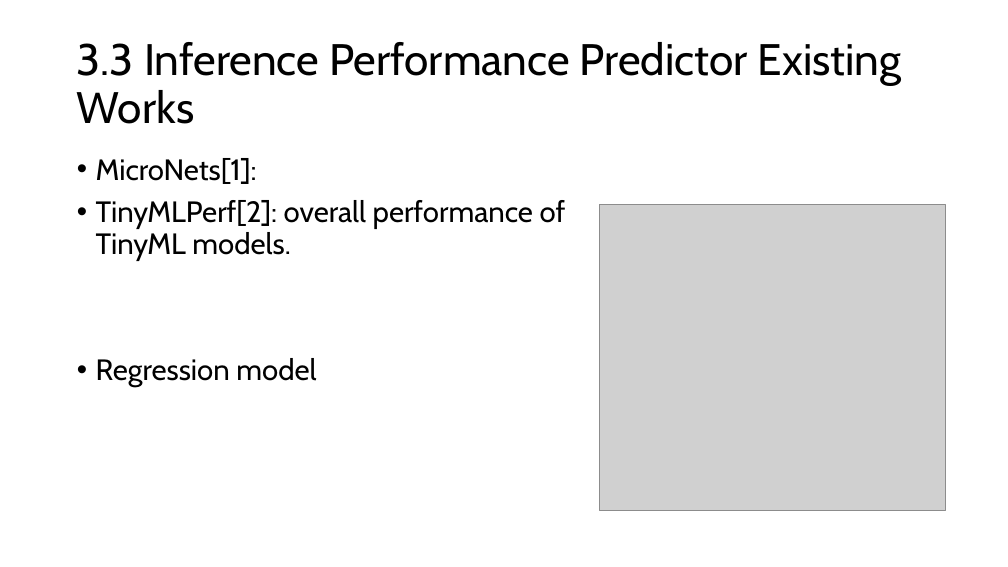
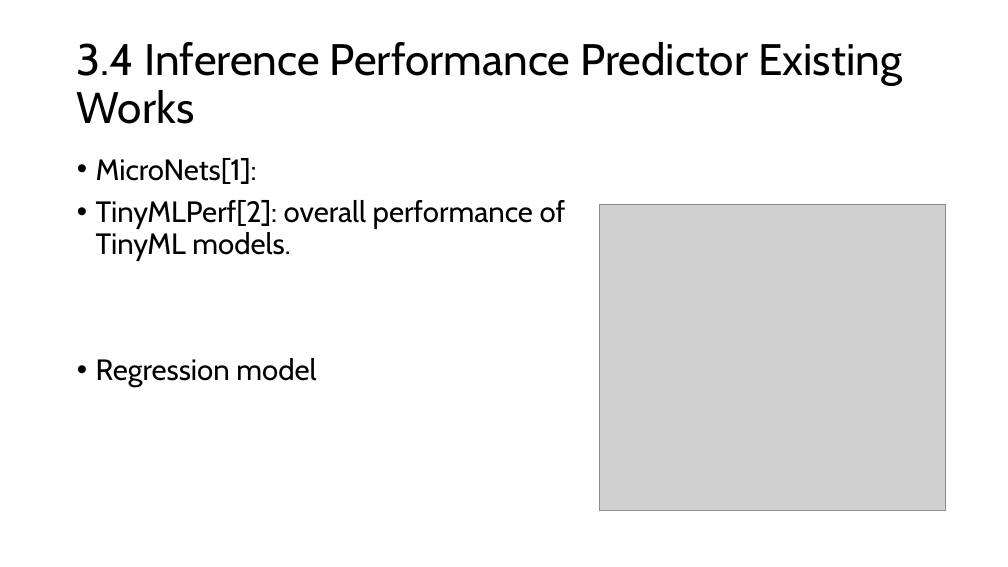
Before and after one commit to GXG-CS/on_device_learning, a slide deck: slide 13 of micro-network-project.pptx (slide 11 before the commit). Drawn at 1008x567 pixels with LibreOffice and Linux fonts; fonts in the diff are those of the drawing; grey boxes stand for pictures. Boxes give left, top, right and bottom in pixels: in the first picture for what was removed or moved away, otherwise in the second. Text is boxed around its words. In the diff, an @@ line names an element or a change of style, - is before the commit and + after.

```diff
--- a/micro-network-project.pptx
+++ b/micro-network-project.pptx
@@ title at bbox=[77, 42, 902, 124]: text changed @@
-3.3 Inference Performance Predictor Existing Works
+3.4 Inference Performance Predictor Existing Works
```
Also in this commit, not shown: 4 other slides changed, 3 slides added, 4 slides removed, 10 other files.
